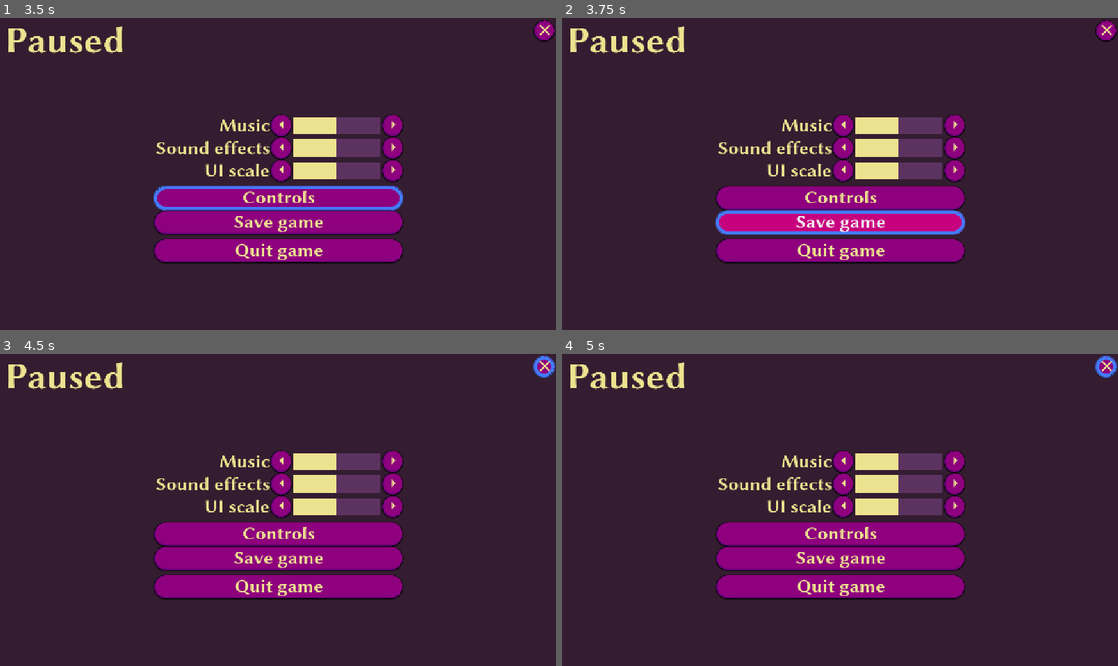
Above: before the commit, frames 1-4 (two rows, left to right).
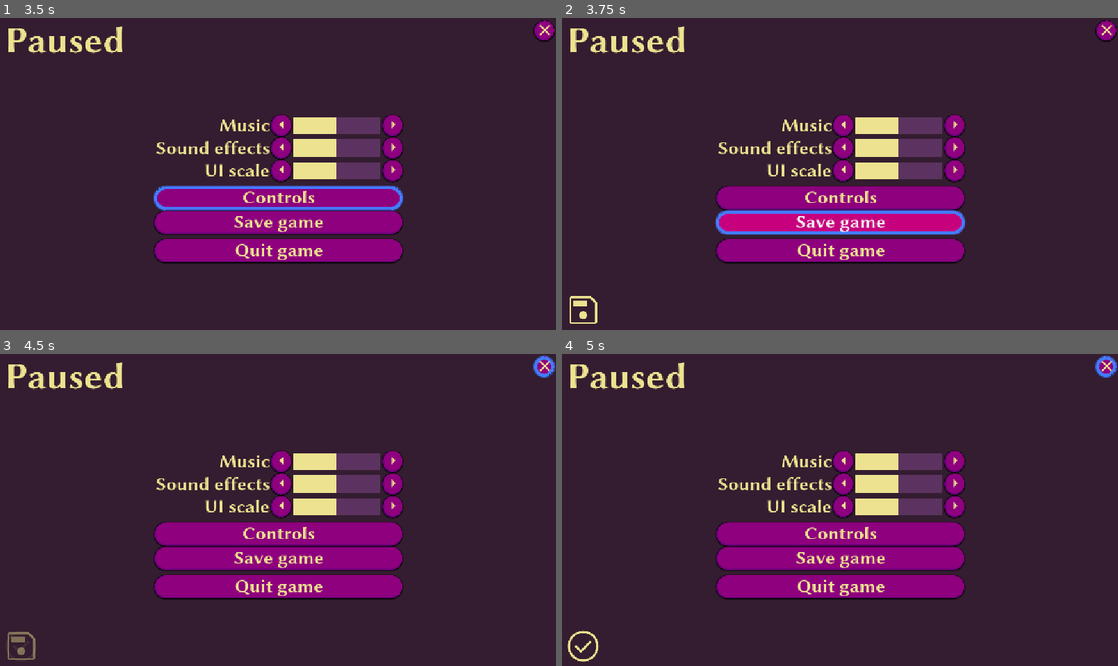
Above: after the commit, the same moments.

Repository: proximadams/Good-UI-Demo
Game: Godot game, scene res://scenes/pause_menu.tscn
Two runs of this game, one before a commit and one after it. Both use one fixed random seed, a clock stepped at 60 frames per second and the inputs below.
Inputs (mouse positions are in pixels of both pictures, inside the frame that each line leads up to):
- Up to frame 1 (3.5 s): click (278, 124) at 0.52 s; click (394, 124) at 1.27 s; click "Controls" at 2 s; click (11, 30) at 2.75 s
- Up to frame 2 (3.75 s): click "Save game" at 3.5 s
- Up to frame 3 (4.5 s): move the mouse to (400, 494) at 4.27 s; hold Right (ui_right) from 4.28 s (still down); click (400, 494) at 4.42 s
- Up to frame 4 (5 s): keep holding Right (ui_right)

Frame 1 is identical in both runs. In frame 2, 0.2% of the frame differs, in the area x 1-7%, y 89-98%; in frame 3, 0.2%; in frame 4, 0.2%.

Commit message:
fix saved game alert animation disappeared

Diff:
--- a/scenes/music.tscn
+++ b/scenes/music.tscn
@@ -5,6 +5,7 @@
 [node name="Music" type="AudioStreamPlayer"]
 stream = ExtResource("1_05ggv")
 volume_db = -80.0
+stream_paused = true
 parameters/looping = true
 
 [connection signal="ready" from="." to="." method="play"]
--- a/scenes/pause_menu.tscn
+++ b/scenes/pause_menu.tscn
@@ -339,8 +339,6 @@
 anchors_preset = 2
 anchor_top = 1.0
 anchor_bottom = 1.0
-offset_top = 608.0
-offset_bottom = 608.0
 grow_vertical = 0
 
 [node name="Save" type="TextureRect" parent="Level1Options/GameSavedAlert"]
Not shown: 1 places in scenes/pause_menu.tscn that only renumber resources
